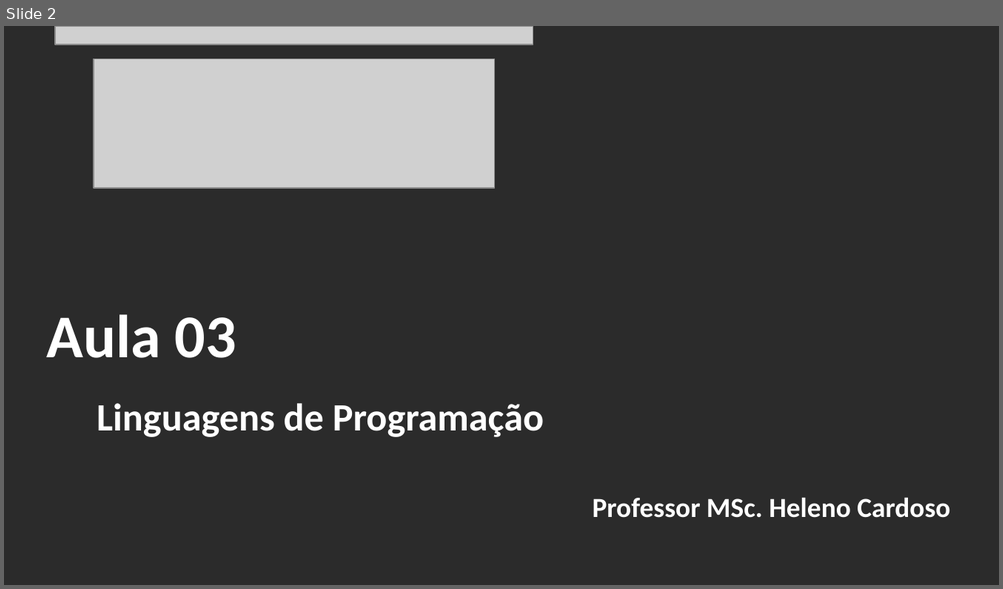
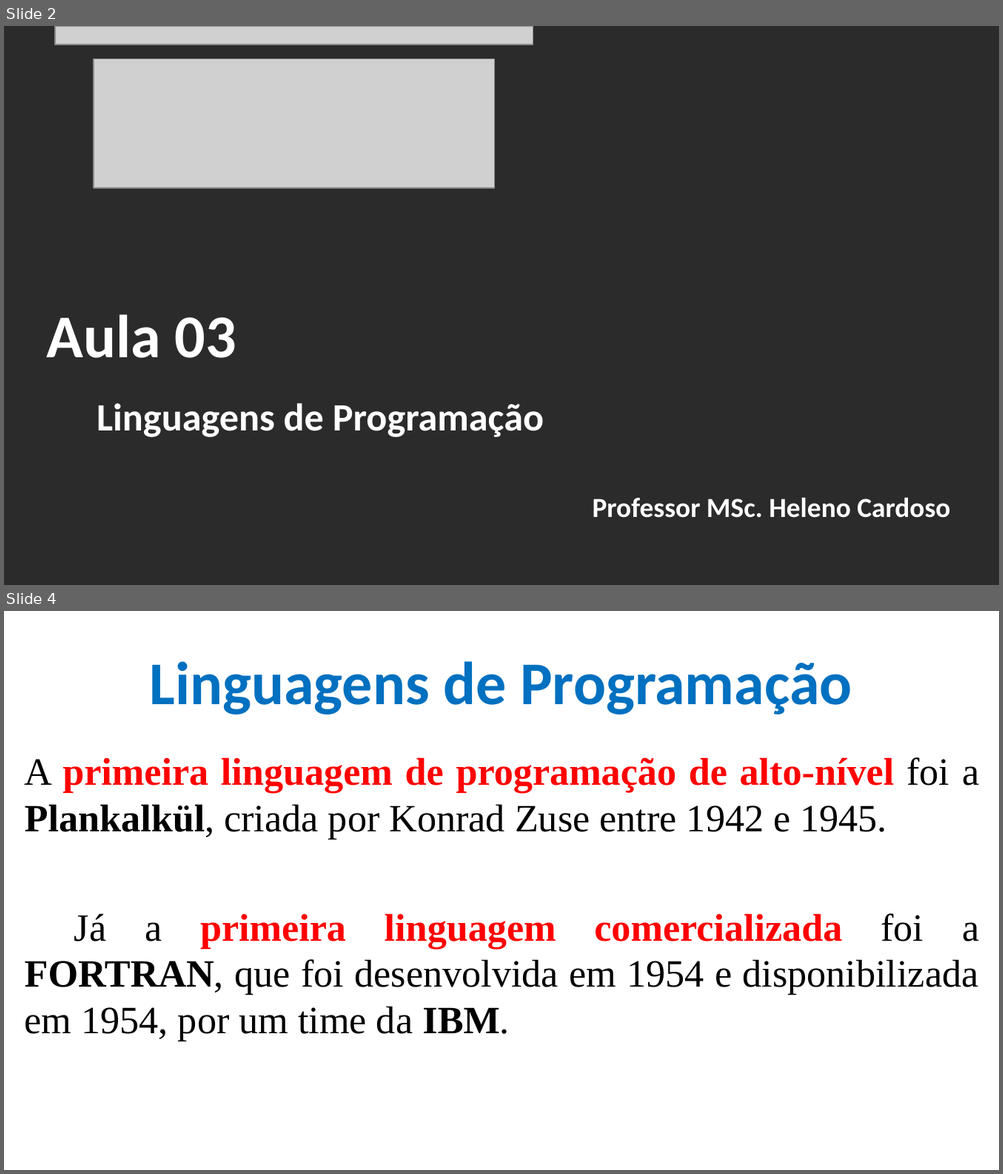
Before and after one commit to CloudEducationBrazil/WydenTeoriaCompiladores, a slide deck: 01 Classes/Aula 03 Teoria de Compiladores - Linguagens de programação.pptx. Shown one above the other, each under a label of ours: slide 2 before the commit, slides 2 and 4 after it; the slides between them are not shown. The pictures are 1003x589 and 1003x1174 pixels, drawn with LibreOffice and Linux fonts; fonts in the diff are those of the drawing; grey boxes stand for pictures; background and template pictures are left out; a plain dark background stands for a picture behind light text. Boxes give left, top, right and bottom in pixels: in the first picture for what was removed or moved away, otherwise in the second. Text is boxed around its words. In the diff, an @@ line names an element or a change of style, - is before the commit and + after.

```diff
--- a/01 Classes/Aula 03 Teoria de Compiladores - Linguagens de programação.pptx
+++ b/01 Classes/Aula 03 Teoria de Compiladores - Linguagens de programação.pptx
@@ slide 4 added at (4,611,999,1170), background picture (left out) @@
@@ title added at (149,661,852,715), 44 pt, text #0070C0, bold @@
+Linguagens de Programação
@@ text added at (25,758,979,1042), 28 pt, text #000000 @@
+A primeira linguagem de programação de alto-nível foi a Plankalkül, criada por Konrad Zuse entre 1942 e 1945.
+Já a primeira linguagem comercializada foi a FORTRAN, que foi desenvolvida em 1954 e disponibilizada em 1954, por um time da IBM.
```
Also in this commit, not shown: 6 slides changed, 13 other slides added.
